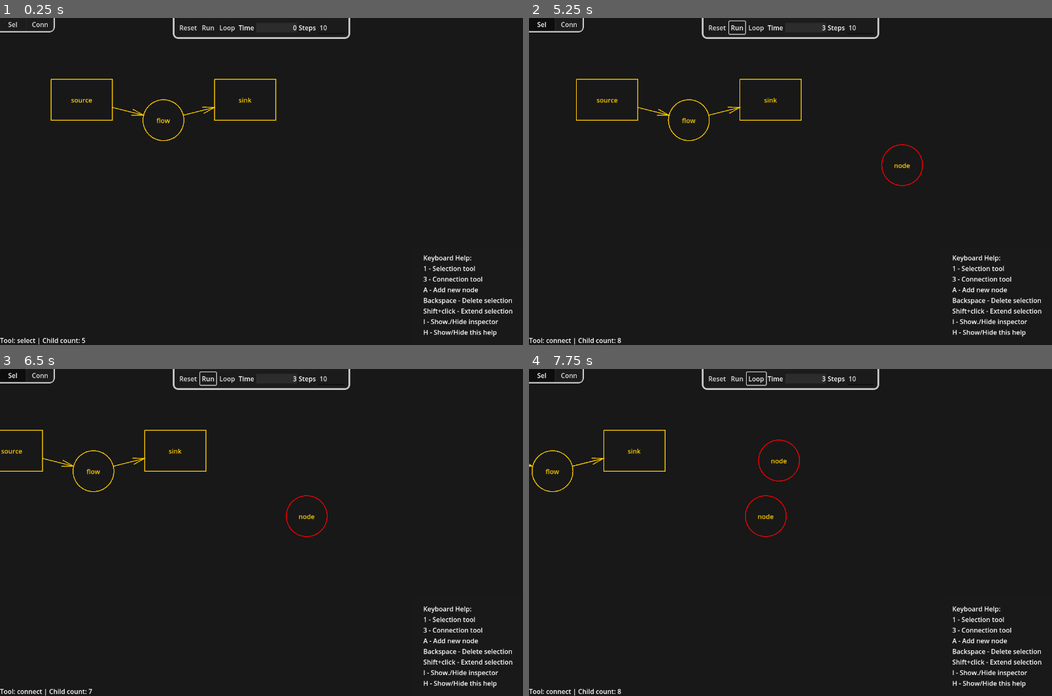
Above: before the commit, frames 1-4 (two rows, left to right).
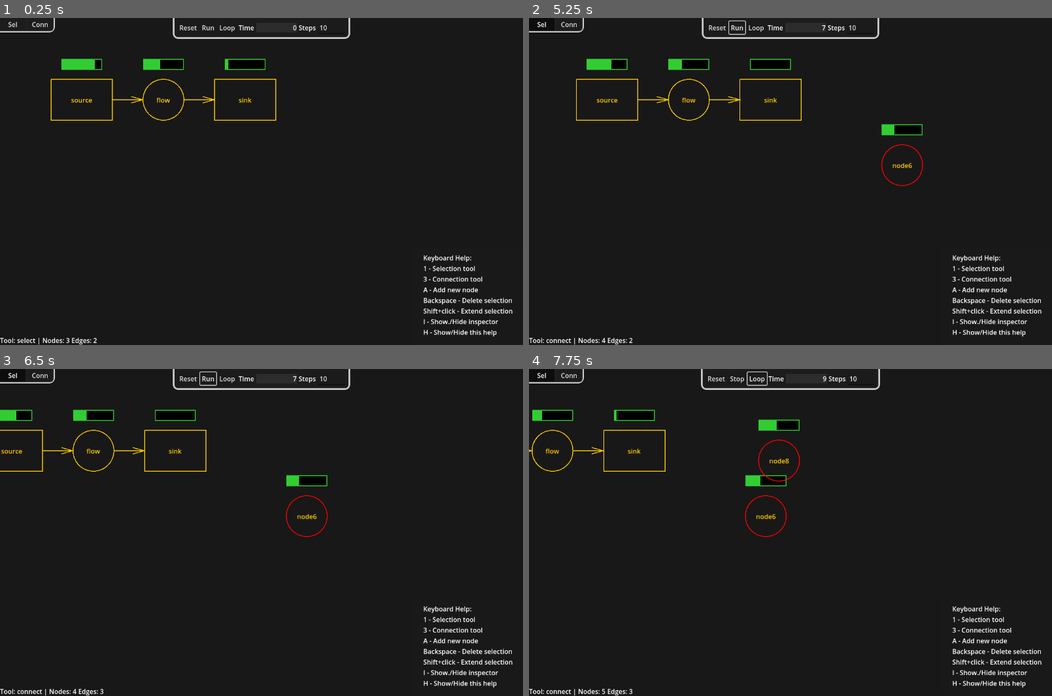
Above: after the commit, the same moments.

Repository: radomirbosak/poietic-playground
Game: Godot game, scene res://main.tscn
Two runs of this game, one before a commit and one after it. Both use one fixed random seed, a clock stepped at 60 frames per second and the inputs below.
Inputs (mouse positions are in pixels of both pictures, inside the frame that each line leads up to):
- Up to frame 1 (0.25 s): no input
- Up to frame 2 (5.25 s): click "Run" at 0.5 s; click "Stop" at 1.25 s; click "Sel" at 2 s; click "Conn" at 2.75 s; click "Loop" at 3.5 s; click "Reset" at 4.25 s; move the mouse to (905, 165) at 5.02 s; hold Right (pan-right) from 5.03 s (still down); hold A (add-node) from 5.03 s (still down); click (905, 165) at 5.17 s
- Up to frame 3 (6.5 s): tap Backspace (delete) at 5.3 s; release Right (pan-right) at 5.75 s; release A (add-node) at 5.75 s; drag from (156, 548) to (235, 597) at 5.77 s
- Up to frame 4 (7.75 s): tap Enter at 6.5 s; move the mouse to (842, 460) at 6.52 s; hold Right (pan-right) 6.53-7.25 s; hold R (run) 6.53-7.25 s; click (842, 460) at 6.67 s; tap A (add-node) at 6.8 s; drag from (764, 597) to (633, 483) at 7.27 s

The runs differ from the first frame. In frame 1, 0.9% of the frame differs, in the area x 8-51%, y 12-100%; in frame 2, 1.1%; in frame 3, 1.0%; in frame 4, 1.3%, in the area x 0-68%, y 0-100%.

Commit message:
Introduced Design as source of truth
First draft of design - source of truth

- Added basic draft of the Design and DesignObject classes. They will be
  replaced in the future by the Flows library equivalents.
- Added Canvas <-> Design sync
- Node/connection add/create/modify are using Design not Canvas
- Assign object ID automatically

Diff:
--- a/diagram/diagram_canvas.gd
+++ b/diagram/diagram_canvas.gd
@@ -1,4 +1,6 @@
 class_name DiagramCanvas extends Node2D
+
+var design: Design
 
 const default_pictogram_color = Color(1.0,0.8,0)
 const default_label_color = Color(1.0,0.8,0)
@@ -6,9 +8,34 @@
 
 signal selection_changed(selection: Selection)
 
+var sync_needed: bool = true
+
 # Diagram Content
-var connections: Array[DiagramConnection] = []
-var nodes: Array[DiagramNode] = []
+var diagram_objects: Dictionary = {} # int -> Node2
+# var objects: Dictionary = {} # int -> DesignObject
+# var connections: Array[DiagramConnection] = []
+# var nodes: Array[DiagramNode] = []
+
+func all_diagram_nodes() -> Array[DiagramNode]:
+	var result: Array[DiagramNode]
+	for object in diagram_objects.values():
+		if object is DiagramNode:
+			result.append(object)
+	return result
+
+func all_diagram_connections() -> Array[DiagramConnection]:
+	var result: Array[DiagramConnection]
+	for object in diagram_objects.values():
+		if object is DiagramConnection:
+			result.append(object)
+	return result
+
+func get_diagram_node(id: int) -> DiagramNode:
+	var object = diagram_objects.get(id)
+	if object is DiagramNode:
+		return object
+	else:
+		return null
 
 # Selection
 var selection: Selection = Selection.new()
@@ -20,11 +47,22 @@
 var deceleration = 600     # Deceleration rate
 var velocity = Vector2.ZERO  # Current velocity of the camera
 
+func _init():
+	design = Design.global
+
 func _ready():
 	selection.selection_changed.connect(_on_selection_changed)
+	GlobalSimulator.simulation_step.connect(_on_simulation_step)
 
 func _exit_tree():
 	pass
+
+func _on_simulation_step():
+	for node in design.all_nodes():
+		var diagram_node = get_diagram_node(node.object_id)
+		# We might get null node when sync is queued and we do not have a canvas node yeta
+		if diagram_node != null:
+			diagram_node.update_from(node)
 
 func _on_selection_changed(objects):
 	selection_changed.emit(objects)
@@ -35,7 +73,14 @@
 		tool.canvas = self
 		tool.handle_intput(event)
 
+func queue_sync():
+	sync_needed = true
+
 func _process(delta):
+	if sync_needed:
+		sync_design()
+		sync_needed = false
+
 	var direction = Vector2.ZERO
 	# Check input for panning directions
 	if Input.is_action_pressed("pan-left"):
@@ -74,34 +119,86 @@
 
 func get_connections(node: DiagramNode) -> Array[DiagramConnection]:
 	var children: Array[DiagramConnection] = []
-	for conn in connections:
+	for conn in all_diagram_connections():
 		if conn.origin == node or conn.target == node:
 			children.append(conn)
 	return children
 
 var counter: int = 0
 
-func create_node(type_name: String, new_position: Vector2, label: String) -> DiagramNode:
+func sync_design():
+	sync_nodes()
+	sync_edges()
+
+func sync_nodes():
+	# 1. Get existing model node solids
+	var existing: Dictionary = {}
+
+	for node in self.all_diagram_nodes():
+		existing[node.object_id] = node
+
+	# 2. Update all nodes that are in the graph
+	for object in design.all_nodes():
+		var node = existing.get(object.object_id)
+		if node != null:
+			node.update_from(object)
+			existing.erase(object.object_id)
+		else:
+			create_node_from(object)
+
+	# 3. Remove all orphaned nodes
+	for dead in existing.values():
+		diagram_objects.erase(dead.object_id)
+		dead.free()
+
+func sync_edges():
+	# 1. Get existing model connections
+	var existing: Dictionary = {}
+
+	for edge in self.all_diagram_connections():
+		existing[edge.object_id] = edge
+
+	# 2. Update all connections that are in the design
+	for object in design.all_edges():
+		var conn = existing.get(object.object_id)
+		if conn != null:
+			conn.update_from(object)
+			existing.erase(object.object_id)
+		else:
+			create_edge_from(object)
+
+	# 3. Remove all orphaned connections
+	for dead in existing.values():
+		diagram_objects.erase(dead.object_id)
+		dead.free()
+
+func create_node_from(object: DesignObject) -> DiagramNode:
 	var node: DiagramNode = DiagramNode.new()
-	counter += 1
-	node.name = "diagram_node" + str(counter)
-	node.type_name = type_name
-	node.position = new_position
-	node.label = label
-	nodes.append(node)
+	node.name = "diagram_node" + str(object.object_id)
+	node.type_name = object.type_name
+	node.object_id = object.object_id
+	diagram_objects[object.object_id] = node
 	add_child(node)
+	node.update_from(object)
 	return node
 
-func add_connection(origin: DiagramNode, target: DiagramNode):
-	if origin == null or target == null:
-		push_error("Trying to add a connection without origin or target")
+func create_edge_from(object: DesignObject) -> DiagramConnection:
+	if object.origin == null or object.target == null:
+		push_error("Trying to create connection from object without origin or target")
 		return
-	var conn = DiagramConnection.new()
-	counter += 1
-	conn.name = "diagram_connection" + str(counter)
+	var conn: DiagramConnection = DiagramConnection.new()
+	var origin: DiagramNode = get_diagram_node(object.origin)
+	var target: DiagramNode = get_diagram_node(object.target)
+	if object.origin == null or object.target == null:
+		push_error("Origin or target are not part of canvas")
+		return
+	conn.set_connection(origin, target)
+	conn.name = "diagram_connection" + str(object.object_id)
+	conn.type_name = object.type_name
+	conn.object_id = object.object_id
+	diagram_objects[object.object_id] = conn
 	add_child(conn)
-	conn.set_connection(origin, target)
-	connections.append(conn)
+	return conn
 
 # Selection
 # ----------------------------------------------------------------
@@ -114,6 +211,8 @@
 	for node in selection.objects:
 		if node is DiagramNode:
 			node.position += move_delta
+			var object = design.get_object(node.object_id)
+			object.update_attribute("position", node.position)
 		elif node is DiagramConnection:
 			# For now, do nothing (and let the reader of the source know)
 			pass
@@ -124,34 +223,13 @@
 	for node in selection.objects:
 		if node is DiagramNode:
 			node.is_dragged = false
+			var object = design.get_object(node.object_id)
+			object.update_attribute("position", node.position)
 			# node.position = final_position
 
 func delete_selection():
 	for object in selection.objects:
-		if object is DiagramNode:
-			delete_node(object)
-		elif object is DiagramConnection:
-			delete_connection(object)
-		else:
-			push_error("Trying to delete unknown object: ", object)
+		design.remove_object(object.object_id)
 
 	selection.clear()
-
-func delete_node(node: DiagramNode):
-	var conns = get_connections(node)
-	for conn in conns:
-		var index = connections.find(conn)
-		assert(index != -1)
-		connections.remove_at(index)
-		conn.free()
-
-	var index = nodes.find(node)
-	assert(index != -1)
-	nodes.remove_at(index)
-	node.free()
-
-func delete_connection(connection: DiagramConnection):
-	var index = connections.find(connection)
-	assert(index != -1)
-	connections.remove_at(index)
-	connection.free()
+	queue_sync()
--- a/diagram/diagram_connection.gd
+++ b/diagram/diagram_connection.gd
@@ -2,8 +2,13 @@
 
 # DampedSpringJoint2D
 # Diagram Properties
+var type_name: String
+var object_id: int
 var origin: DiagramNode
 var target: Node2D
+
+var label: String
+
 var arrow_origin: Vector2 = Vector2()
 var arrow_target: Vector2 = Vector2()
 var previous_origin_pos: Vector2
@@ -16,6 +21,11 @@
 var touchable_outline: PackedVector2Array = []
 var is_selected: bool = false
 
+var children_needs_update: bool = true
+
+func queue_layout():
+	children_needs_update = true
+
 func _process(_delta: float) -> void:
 	var new_origin_pos = to_local(origin.global_position)
 	var new_target_pos = to_local(target.global_position)
@@ -23,6 +33,19 @@
 		previous_origin_pos = new_origin_pos
 		previous_target_pos = new_target_pos
 		update_arrow()
+
+## Updates the diagram node based on a design object.
+##
+## This method should be called whenever the source of truth is changed.
+func update_from(object: DesignObject):
+	var position = object.attribute("position")
+	if position is Vector2:
+		self.position = position
+
+	var text = object.attribute("name")
+	if text is String:
+		self.label = text
+	queue_layout()
 
 @warning_ignore("shadowed_variable")
 func set_connection(origin: DiagramNode, target: Node2D):
--- a/diagram/diagram_node.gd
+++ b/diagram/diagram_node.gd
@@ -3,24 +3,35 @@
 
 const default_radius = 50
 const highlight_padding = 5
+
+## Value to be displayed using a value indicator.
+##
+## Typically a computed simulation value of the node.
+##
+var display_value: float = 0.0:
+	set(value):
+		display_value = value
+		update_indicator()
+
+var object_id: int = 0
 
 # Node Components (Children)
 var pictogram: Node2D
 var shape: Shape2D
 var label_text: Label
-
+var value_indicator: ProgressBar
 # TODO: Physics
 var collision: CollisionShape2D = CollisionShape2D.new()
 
 @export var type_name: String = "unknown":
 	set(value):
 		type_name = value
-		update_children()
+		queue_layout()
 
 @export var label: String = "(node)":
 	set(value):
 		label = value
-		update_children()
+		queue_layout()
 
 # Select Tool
 var touchable_outline: PackedVector2Array = []
@@ -54,21 +65,27 @@
 	# add_child(collision)
 	update_children()
 
-
 var last_position: Vector2 = Vector2()
 var is_moved: bool
+var children_needs_update: bool = true
 
 func _process(_delta):
 	if position != last_position:
 		last_position = position
 		is_moved = true
+	if children_needs_update:
+		update_children()
+		children_needs_update = false
+
+func queue_layout():
+	children_needs_update = true
 
 func set_moved():
 	is_moved = false
 
 var force_strength = 1000
 
-func _physics_process(delta: float) -> void:
+func _physics_process(_delta: float) -> void:
 	pass
 	# TODO: Physics
 	#if is_dragged:
@@ -81,8 +98,21 @@
 func bounding_circle_radius() -> float:
 	return shape.radius
 
+## Updates the diagram node based on a design object.
+##
+## This method should be called whenever the source of truth is changed.
+func update_from(object: DesignObject):
+	var position = object.attribute("position")
+	if position is Vector2:
+		self.position = position
+
+	self.label = object.get_name()
+	self.display_value = object.get_value()
+	queue_layout()
+
 func update_children() -> void:
 	update_pictogram()
+	update_indicator()
 	if label_text == null:
 		label_text = Label.new()
 		self.add_child(label_text)
@@ -96,12 +126,13 @@
 	var size = label_text.get_minimum_size()
 	label_text.position = -size * 0.5
 	update_highlight()
+	children_needs_update = false
 
 func update_pictogram():
 	if pictogram != null:
 		pictogram.free()
 	match type_name:
-		"stock":
+		"Stock":
 			var rect = ShapeCreator.rectangle_with_center(Vector2(), default_radius * 3, default_radius * 2)
 			var path = Line2D.new()
 			for point in ShapeCreator.rectangle_to_polygon(rect):
@@ -112,7 +143,7 @@
 			shape = RectangleShape2D.new()
 			shape.size = Vector2(default_radius*3, default_radius*2)
 			add_child(pictogram)
-		"flow":
+		"Flow":
 			pictogram = Circle2D.new()
 			pictogram.radius = default_radius
 			pictogram.color = DiagramCanvas.default_pictogram_color
@@ -128,6 +159,33 @@
 			add_child(pictogram)
 	# collision.shape = shape
 
+func update_indicator():
+	if value_indicator == null:
+		var indicator = ProgressBar.new()
+		indicator.custom_minimum_size = Vector2(100,5)
+		indicator.size = Vector2(100,5)
+		indicator.position = Vector2(-indicator.size.x / 2, -100)
+		indicator.min_value = 0
+		indicator.max_value = 100
+		indicator.show_percentage = false
+		var fill_style = StyleBoxFlat.new()
+		fill_style.bg_color = Color.LIME_GREEN  # Background color
+		fill_style.border_color = Color.LIME_GREEN    # Border color
+		fill_style.set_border_width_all(2)
+		indicator.add_theme_stylebox_override("fill", fill_style)
+		var bg_style = StyleBoxFlat.new()
+		bg_style.bg_color = Color.BLACK  # Background color
+		bg_style.border_color = Color.LIME_GREEN    # Border color
+		bg_style.set_border_width_all(2)
+		indicator.add_theme_stylebox_override("background", bg_style)
+		add_child(indicator)
+		indicator.anchor_left = 0.5   # Center horizontally
+		indicator.anchor_top = 0      # Align to the top
+		indicator.anchor_right = 0.5  # Center horizontally
+		indicator.anchor_bottom = 0   # Align to the top
+		value_indicator = indicator
+	value_indicator.value = display_value
+
 func bounding_radius():
 	if shape is RectangleShape2D:
 		var rect = shape.get_rect()
--- a/diagram/shape_creator.gd
+++ b/diagram/shape_creator.gd
@@ -31,7 +31,6 @@
 	return []
 
 static func intersect_line_with_rect(point_a: Vector2, point_b: Vector2, rect: Rect2, transform: Transform2D) -> PackedVector2Array:
-	var result:Array[Vector2] = []
 	var corners: PackedVector2Array = transform * rectangle_to_polygon(rect)
 	var popo = Geometry2D.clip_polyline_with_polygon([point_a, point_b], corners)
 	if len(popo) >= 1:
--- a/gui/control_bar.gd
+++ b/gui/control_bar.gd
@@ -28,4 +28,3 @@
 		GlobalSimulator.stop()
 	else:
 		GlobalSimulator.run()
-	pass # Replace with function body.
--- a/inspector/inspector_panel.gd
+++ b/inspector/inspector_panel.gd
@@ -39,10 +39,8 @@
 		var type_name = distinct_type[0]
 		var id = get_type_id(type_name)
 		%TypeButton.select(%TypeButton.get_item_index(id))
-		%NameField.text = str(distinct_label[0])
 	else:
 		%TypeButton.select(%TypeButton.get_item_index(0))
-
 
 	pass # Replace with function body.
 
--- a/main.gd
+++ b/main.gd
@@ -1,12 +1,18 @@
 extends Node2D
 
 @onready var canvas: DiagramCanvas = %DiagramCanvas
+var design: Design
+
+func _init():
+	design = Design.global
 
 # Called when the node enters the scene tree for the first time.
 func _ready():
 	get_viewport().connect("size_changed", _on_window_resized)
-	create_demo()
+	create_demo_design()
 	update_status_text()
+	print("Objects: ", len(design.all_objects()), " nodes: ", len(design.all_nodes()), " edges: ", len(design.all_edges()))
+	canvas.sync_design()
 
 	var config = ConfigFile.new()
 	var load_result = config.load("user://settings.cfg")
@@ -23,12 +29,23 @@
 
 	%InspectorPanel.canvas = $DiagramCanvas
 
-func create_demo():
-	var a = canvas.create_node("stock", Vector2(200, 200), "source")
-	var b = canvas.create_node("flow", Vector2(400, 250), "flow")
-	var c = canvas.create_node("stock", Vector2(600, 200), "sink")
-	canvas.add_connection(b, c)
-	canvas.add_connection(a, b)
+func create_demo_design():
+	var a = DesignObject.new("Stock", "source", Vector2(200, 200), randi() % 100)
+	var b = DesignObject.new("Flow", "flow", Vector2(400, 200), randi() % 100)
+	var c = DesignObject.new("Stock", "sink", Vector2(600, 200), randi() % 100)
+	var ab = DesignObject.new("Drains")
+	ab.origin = a.object_id
+	ab.target = b.object_id
+
+	var bc = DesignObject.new("Fills")
+	bc.origin = b.object_id
+	bc.target = c.object_id
+
+	design.add_object(a)
+	design.add_object(b)
+	design.add_object(c)
+	design.add_object(ab)
+	design.add_object(bc)
 
 func _unhandled_input(event):
 	if event.is_action_pressed("selection-tool"):
@@ -42,12 +59,9 @@
 	elif event.is_action_pressed("run"):
 		toggle_run()
 	elif event.is_action_pressed("add-node"):
-		var mouse_position = get_viewport().get_mouse_position()
-		var new_postion = canvas.to_local(mouse_position)
-		canvas.create_node("auxiliary", new_postion, "node")
-
+		add_node()
 	elif event.is_action_pressed("delete"):
-		canvas.delete_selection()
+		delete_selection()
 
 func _process(_delta):
 	update_status_text()
@@ -60,7 +74,7 @@
 	else:
 		text += "(none)"
 
-	text += " | Child count: " + str(canvas.get_child_count())
+	text += " | Nodes: " + str(len(design.all_nodes())) + " Edges: " + str(len(design.all_edges()))
 	$Gui/StatusText.text = text
 
 func _on_window_resized():
@@ -91,4 +105,19 @@
 		$Gui/InspectorPanel.show()
 
 func toggle_run():
-	pass
+	if GlobalSimulator.is_running:
+		GlobalSimulator.stop()
+	else:
+		GlobalSimulator.run()
+
+func add_node():
+	var mouse_position = get_viewport().get_mouse_position()
+	var new_postion = canvas.to_local(mouse_position)
+
+	var object: DesignObject = DesignObject.new("Auxiliary", "node", new_postion, randi() % 100)
+	object.set_name("node" + str(object.object_id))
+	design.add_object(object)
+	canvas.queue_sync()
+
+func delete_selection():
+	canvas.delete_selection()
--- /dev/null
+++ b/simulation/design.gd
@@ -0,0 +1,47 @@
+class_name Design extends Object
+
+signal design_changed()
+
+static var global: Design = Design.new()
+
+var design_objects: Dictionary = {}
+
+func all_nodes() -> Array[DesignObject]:
+	var result: Array[DesignObject] = []
+	for object in design_objects.values():
+		if object.structure == DesignObject.StructureType.NODE:
+			result.append(object)
+	return result
+
+func all_edges() -> Array[DesignObject]:
+	var result: Array[DesignObject] = []
+	for object in design_objects.values():
+		if object.structure == DesignObject.StructureType.EDGE:
+			result.append(object)
+	return result
+
+func add_object(object: DesignObject):
+	design_objects[object.object_id] = object
+	design_changed.emit()
+
+func get_object(id: int) -> DesignObject:
+	return design_objects[id]
+
+func all_objects() -> Array[DesignObject]:
+	# FIXME: Remove this in Godot 4.4 when we get typed dictionaries
+	var result: Array[DesignObject] = []
+	for value in design_objects.values():
+		result.append(value as DesignObject)
+	return result
+
+func remove_object(id: int):
+	var object = design_objects[id]
+	design_objects.erase(id)
+	var edges: Array[int] = []
+	for edge in design_objects.values():
+		if edge.origin == id or edge.target == id:
+			edges.append(edge.object_id)
+
+	for edge_id in edges:
+		design_objects.erase(edge_id)
+	design_changed.emit()
--- /dev/null
+++ b/simulation/design_object.gd
@@ -0,0 +1,47 @@
+class_name DesignObject extends Object
+
+enum StructureType { NODE, EDGE, UNSTRUCTURED, UNKNOWN }
+
+var type_name: String
+var structure: StructureType = StructureType.UNKNOWN
+var object_id: int
+var attributes: Dictionary
+var origin: int
+var target: int
+
+static var _id_sequence: int = 1
+
+func _init(type: String, name: String = "unnamed", position: Vector2 = Vector2(), value: float = 0.0) -> void:
+	object_id = _id_sequence
+	_id_sequence += 1
+	self.type_name = type
+	self.attributes = {
+		"name": name,
+		"value": value,
+		"position": position,
+	}
+
+	match type_name:
+		"Stock", "Flow", "Auxiliary": structure = StructureType.NODE
+		"Fills", "Drains", "Parameter": structure = StructureType.EDGE
+		_: structure = StructureType.UNKNOWN
+
+	print("New object id: ", object_id, " type: ", type_name, " struct: ", structure)
+
+func get_name() -> String:
+	return attributes.get("name", "")
+
+func set_name(new_value: String) -> void:
+	attributes["name"] = new_value
+
+func get_value() -> float:
+	return attributes.get("value", 0.0)
+
+func set_value(new_value: float) -> void:
+	attributes["value"] = new_value
+
+func update_attribute(key: String, value: Variant) -> void:
+	attributes[key] = value
+
+func attribute(key: String) -> Variant:
+	return attributes[key]
--- a/simulation/simulator.gd
+++ b/simulation/simulator.gd
@@ -11,11 +11,16 @@
 
 var is_running: bool = false
 var time_to_step: float = 0
-var step_duration: float = 0.5
+var step_duration: float = 0.1
 
 var step: int = 1
 var time: float = 0.0
 var time_delta: float = 1.0
+
+var design: Design
+
+func _init():
+	design = Design.global
 
 # Called when the node enters the scene tree for the first time.
 func _ready():
@@ -32,7 +37,15 @@
 			# print("Remaining: ", time_to_step)
 
 func run_step():
-	print("Step ", step)
+	for object in design.all_nodes():
+		var value = object.get_value()
+		if value != null:
+			if value > 50:
+				value += (randi() % 10) - 6
+			else:
+				value += (randi() % 10) - 4
+			value = min(max(0, value), 100)
+			object.set_value(value)
 	step += 1
 	simulation_step.emit()
 
--- a/tool/connect_tool.gd
+++ b/tool/connect_tool.gd
@@ -7,6 +7,8 @@
 var state: ConnectToolState
 
 var last_pointer_position = Vector2()
+
+var origin: DiagramNode
 
 var dragging_connection: DiagramConnection = null
 var dragging_target: Node2D = null
@@ -18,6 +20,7 @@
 	var candidate = canvas.object_at_position(pointer_position)
 	if candidate is DiagramNode:
 		create_drag_connection(candidate, pointer_position)
+		origin = candidate
 		state = ConnectToolState.CONNECT
 	else:
 		state = ConnectToolState.EMPTY
@@ -33,11 +36,10 @@
 
 			var target = canvas.object_at_position(pointer_position)
 			if target is DiagramNode:
-				canvas.add_connection(dragging_connection.origin, target)
-			else:
-				print("Concluded with target: ", target)
+				create_connection(origin, target)
 			dragging_connection.free()
 			dragging_connection = null
+			origin = null
 
 func input_moved(_event: InputEvent, move_delta: Vector2):
 	if state == ConnectToolState.CONNECT:
@@ -56,3 +58,10 @@
 	dragging_connection.set_connection(origin, dragging_target)
 
 	dragging_connection.update_arrow()
+
+func create_connection(origin: DiagramNode, target: DiagramNode):
+	var edge = DesignObject.new("Parameter")
+	edge.origin = origin.object_id
+	edge.target = target.object_id
+	Design.global.add_object(edge)
+	canvas.queue_sync()
